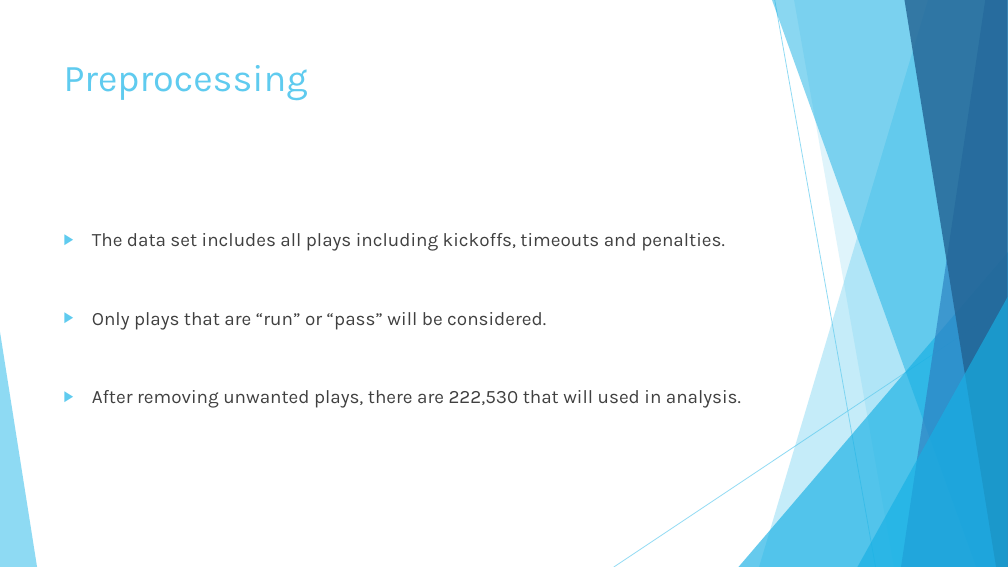
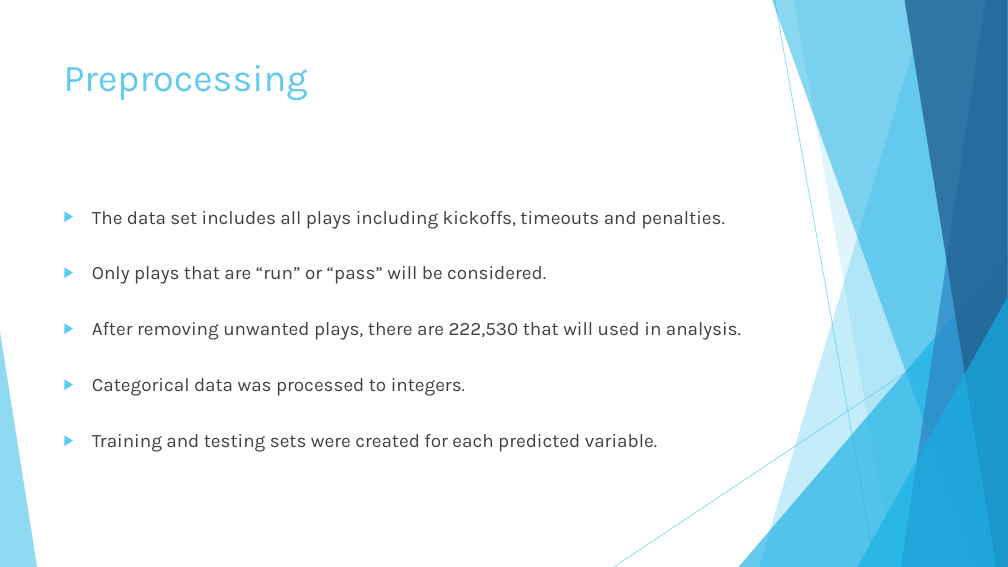
Before and after one commit to bowes-chris/footballplaycaller, a slide deck: slide 4 of Coaching Aid Presentation.pptx. Drawn at 1008x567 pixels with LibreOffice and Linux fonts; fonts in the diff are those of the drawing. Boxes give left, top, right and bottom in pixels: in the first picture for what was removed or moved away, otherwise in the second. Text is boxed around its words. In the diff, an @@ line names an element or a change of style, - is before the commit and + after.

```diff
--- a/Coaching Aid Presentation.pptx
+++ b/Coaching Aid Presentation.pptx
@@ text at (92,211,741,340): line spacing 3 to 2 @@
@@ text at (92,378,657,452): paragraphs added @@
+▶ Categorical data was processed to integers.
+▶ Training and testing sets were created for each predicted variable.
```
Also in this commit, not shown: 21 other slides changed, 2 slides added.
